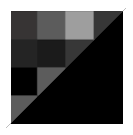
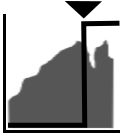
Two versions of the same layered image (133×135). Layer-by-layer changes:
added layer "threshold_handler" above "Threshold_diagram" over (x1=64, y1=1, x2=102, y2=19)
added group "Threshold_diagram" with 3 layers above "max_contrast" over (x1=3, y1=14, x2=120, y2=133)
added layer "threshoid" in group "Threshold_diagram" over (x1=8, y1=20, x2=120, y2=128)
added layer "histogram_max_contrast copia" in group "Threshold_diagram" over (x1=7, y1=39, x2=115, y2=129)
added layer "axes copia" in group "Threshold_diagram" over (x1=3, y1=14, x2=120, y2=133)
hid group "noise_reduction" (2 layers) over (x1=6, y1=8, x2=126, y2=128)
